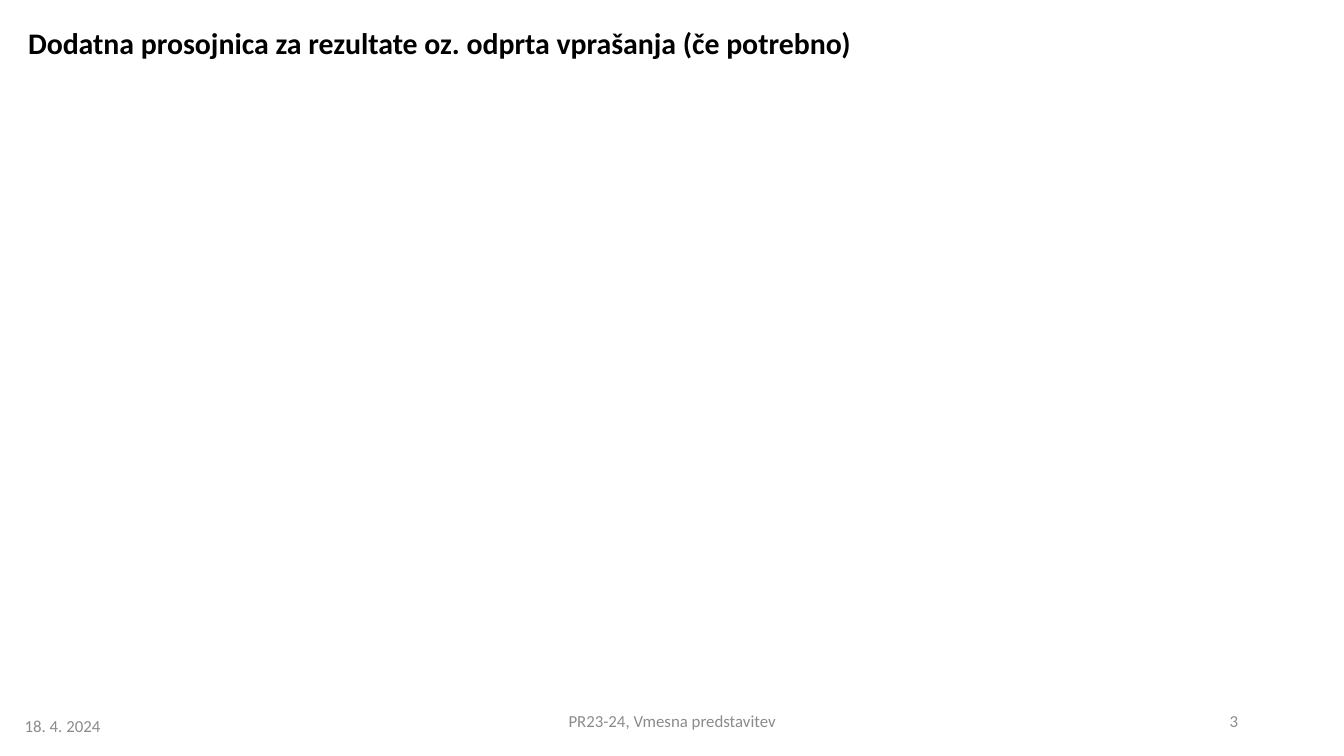
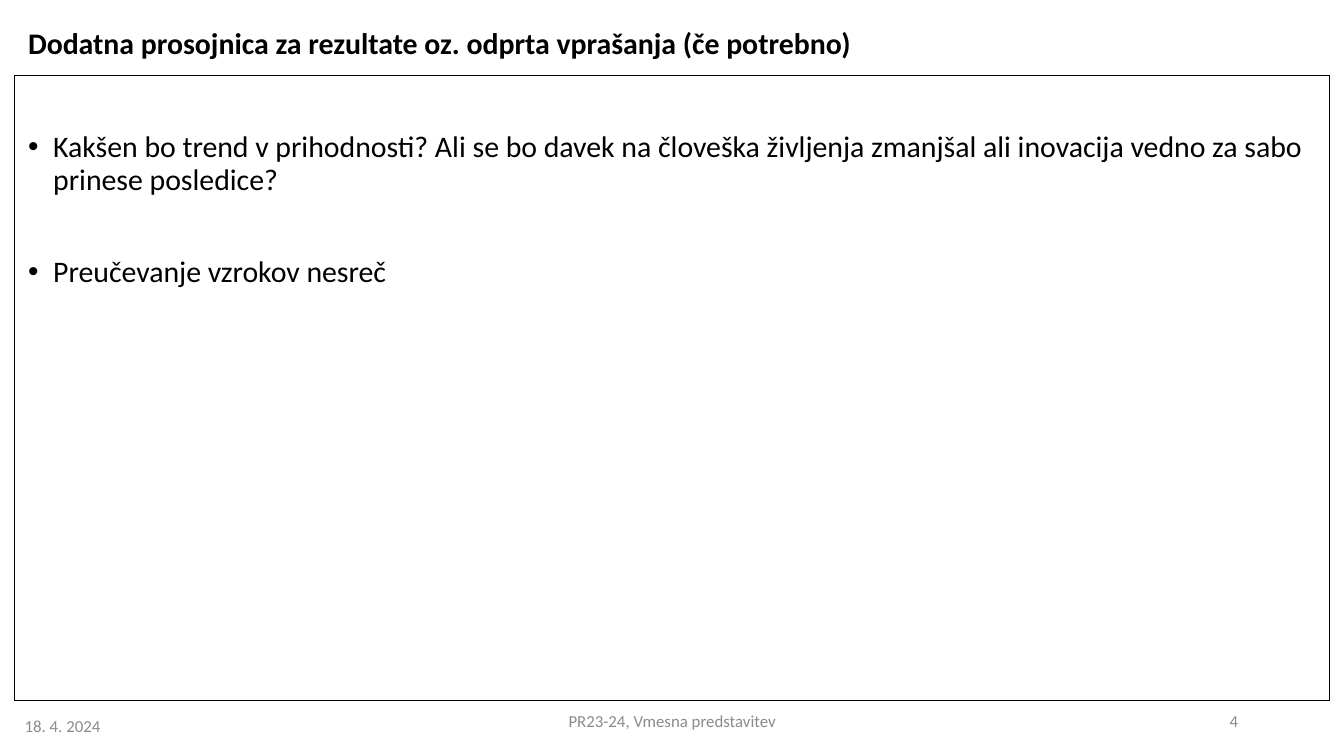
Before and after one commit to aljaztravnik/PR24ATJSBDKJNK, a slide deck: slide 4 of PR2023-24_vmesna_ATJSBDKJNK.pptx (slide 3 before the commit). Drawn at 1344x756 pixels with LibreOffice and Linux fonts; fonts in the diff are those of the drawing. Boxes give left, top, right and bottom in pixels: in the first picture for what was removed or moved away, otherwise in the second. Text is boxed around its words. In the diff, an @@ line names an element or a change of style, - is before the commit and + after.

```diff
--- a/PR2023-24_vmesna_ATJSBDKJNK.pptx
+++ b/PR2023-24_vmesna_ATJSBDKJNK.pptx
@@ text added at [15,75,1329,700], outline #000000 0.75 pt, 16 pt, text #000000 @@
+• Kakšen bo trend v prihodnosti? Ali se bo davek na človeška življenja zmanjšal ali inovacija vedno za sabo prinese posledice?
+• Preučevanje vzrokov nesreč
@@ page number at [1230,716,1239,727]: text changed @@
-3
+4
```
Also in this commit, not shown: 1 other slide changed, 1 slide added, 1 other file.
